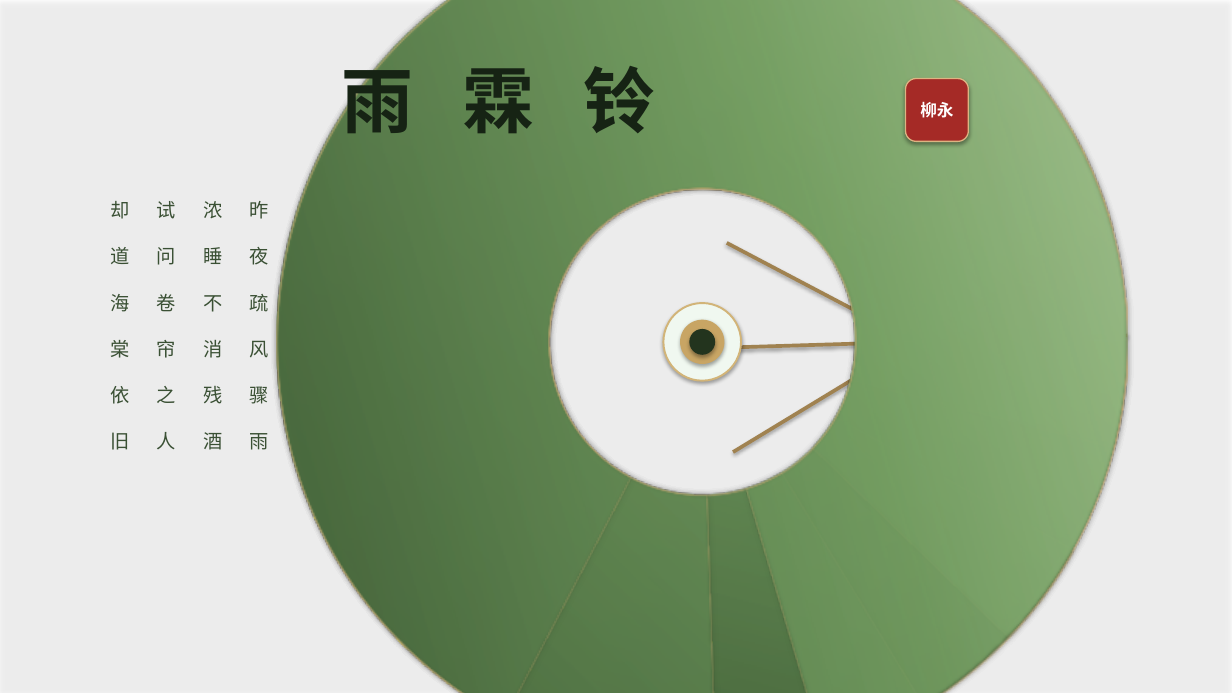
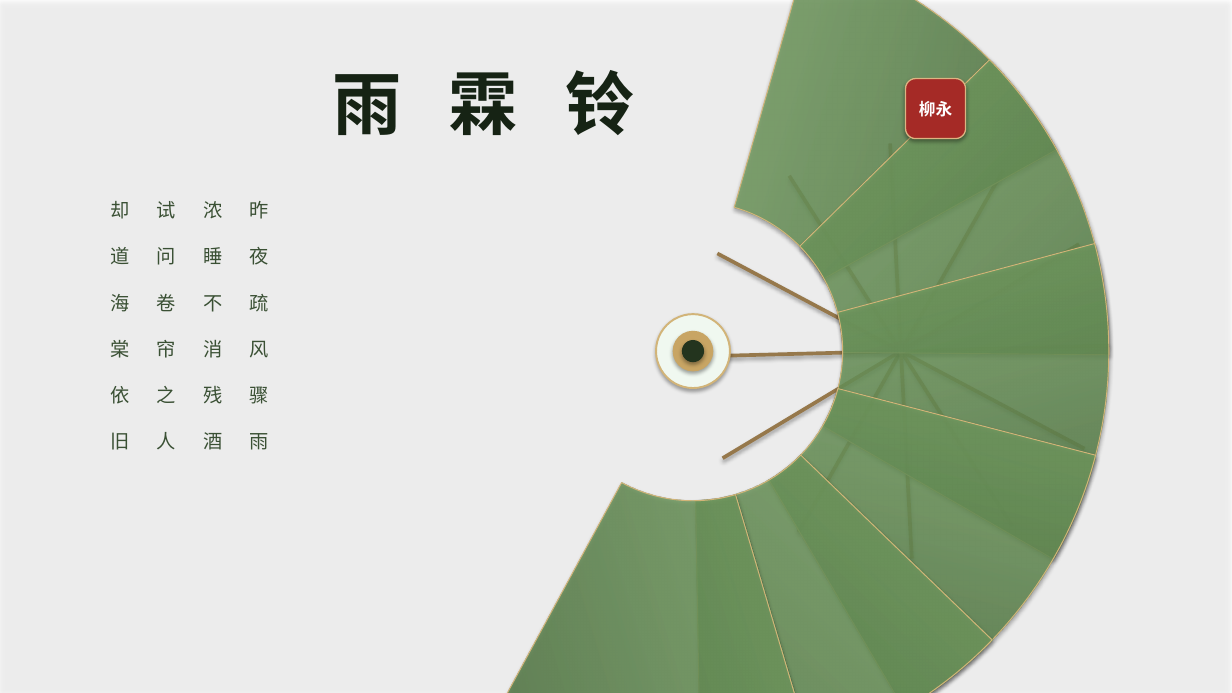
Before and after one commit to mo9652962-ai/second-brain, a slide deck: slide 2 of knowledge/Productivity/Fan_Native_Master.pptx. Drawn at 1232x693 pixels with LibreOffice and Linux fonts; fonts in the diff are those of the drawing; background and template pictures are left out. Boxes give left, top, right and bottom in pixels: in the first picture for what was removed or moved away, otherwise in the second. Text is boxed around its words. In the diff, an @@ line names an element or a change of style, - is before the commit and + after.

```diff
--- a/knowledge/Productivity/Fan_Native_Master.pptx
+++ b/knowledge/Productivity/Fan_Native_Master.pptx
@@ shadow changed; proportions changed in 6 elements at (x1=176, y1=0, x2=1210, y2=693), (x1=179, y1=0, x2=1208, y2=693), (x1=105, y1=0, x2=1232, y2=693), (x1=184, y1=0, x2=1203, y2=693), (x1=186, y1=0, x2=1200, y2=693), (x1=105, y1=0, x2=1232, y2=693) @@
@@ arch (boxed as its full ring) resized from (x1=101, y1=0, x2=1232, y2=693) to (x1=105, y1=0, x2=1232, y2=693) @@
@@ arch (boxed as its full ring) resized from (x1=101, y1=0, x2=1232, y2=693) to (x1=105, y1=0, x2=1232, y2=693) @@
@@ arch (boxed as its full ring) resized from (x1=174, y1=0, x2=1231, y2=693) to (x1=176, y1=0, x2=1210, y2=693) @@
@@ arch (boxed as its full ring) resized from (x1=177, y1=0, x2=1228, y2=693) to (x1=179, y1=0, x2=1208, y2=693) @@
@@ arch (boxed as its full ring) resized from (x1=182, y1=0, x2=1223, y2=693) to (x1=184, y1=0, x2=1203, y2=693) @@
@@ arch (boxed as its full ring) resized from (x1=184, y1=0, x2=1220, y2=693) to (x1=186, y1=0, x2=1200, y2=693) @@
@@ text "雨 霖 铃" moved from (x1=342, y1=54, x2=655, y2=133) to (x1=332, y1=70, x2=634, y2=135) @@
@@ text "雨 霖 铃" at (x1=332, y1=70, x2=634, y2=135): size 56 to 54 pt @@
@@ rectangle resized from (x1=901, y1=130, x2=929, y2=554) to (x1=888, y1=143, x2=914, y2=559) @@
@@ rectangle resized from (x1=798, y1=162, x2=1032, y2=522) to (x1=788, y1=175, x2=1014, y2=528) @@
@@ rectangle resized from (x1=810, y1=156, x2=1020, y2=528) to (x1=797, y1=169, x2=1005, y2=533) @@
@@ rectangle resized from (x1=726, y1=241, x2=1104, y2=443) to (x1=717, y1=252, x2=1086, y2=450) @@
@@ rectangle resized from (x1=732, y1=230, x2=1098, y2=454) to (x1=722, y1=243, x2=1080, y2=460) @@
@@ ellipse resized from (x1=664, y1=303, x2=741, y2=381) to (x1=656, y1=314, x2=730, y2=388) @@
@@ ellipse resized from (x1=680, y1=320, x2=725, y2=364) to (x1=673, y1=331, x2=714, y2=372) @@
@@ ellipse resized from (x1=689, y1=329, x2=715, y2=355) to (x1=682, y1=340, x2=704, y2=362) @@
@@ fill #A08250 to #96784B in 6 elements at (x1=797, y1=169, x2=1005, y2=533), (x1=717, y1=252, x2=1086, y2=450), (x1=722, y1=243, x2=1080, y2=460), (x1=788, y1=175, x2=1014, y2=528), (x1=888, y1=143, x2=914, y2=559), (x1=693, y1=344, x2=1109, y2=358) @@
@@ rectangle resized from (x1=702, y1=333, x2=1128, y2=350) to (x1=693, y1=344, x2=1109, y2=358) @@
```
Also in this commit, not shown: 1 slide added, 1 slide removed, 4 other files.
